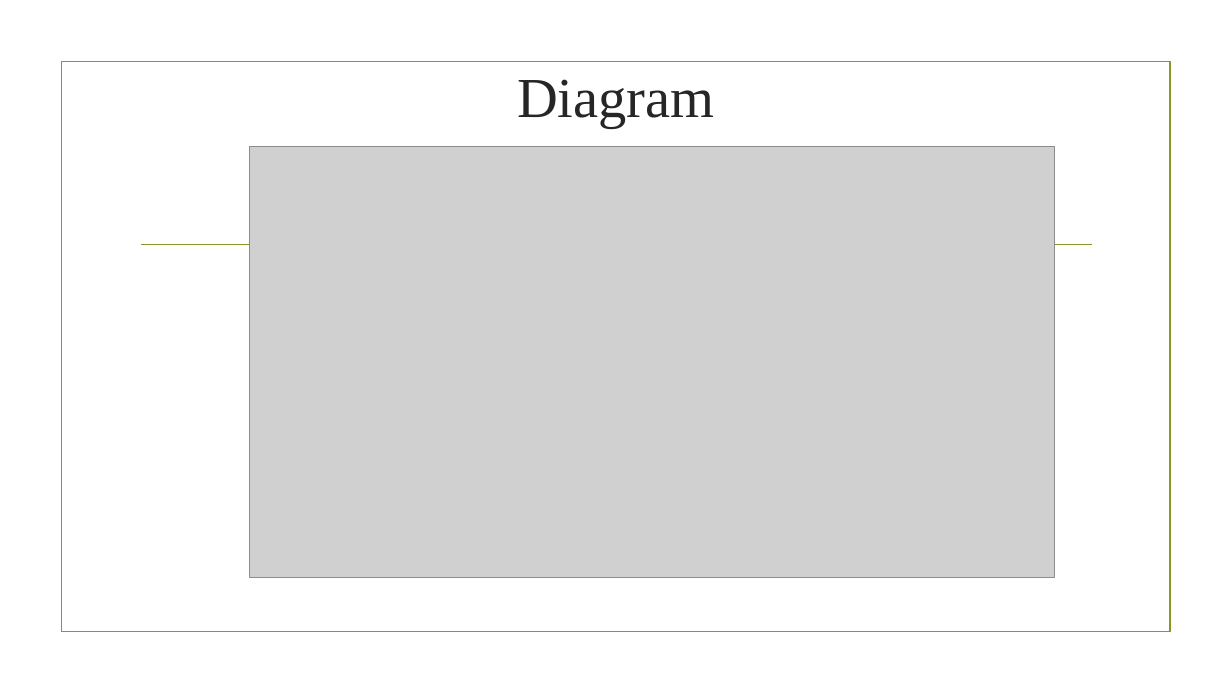
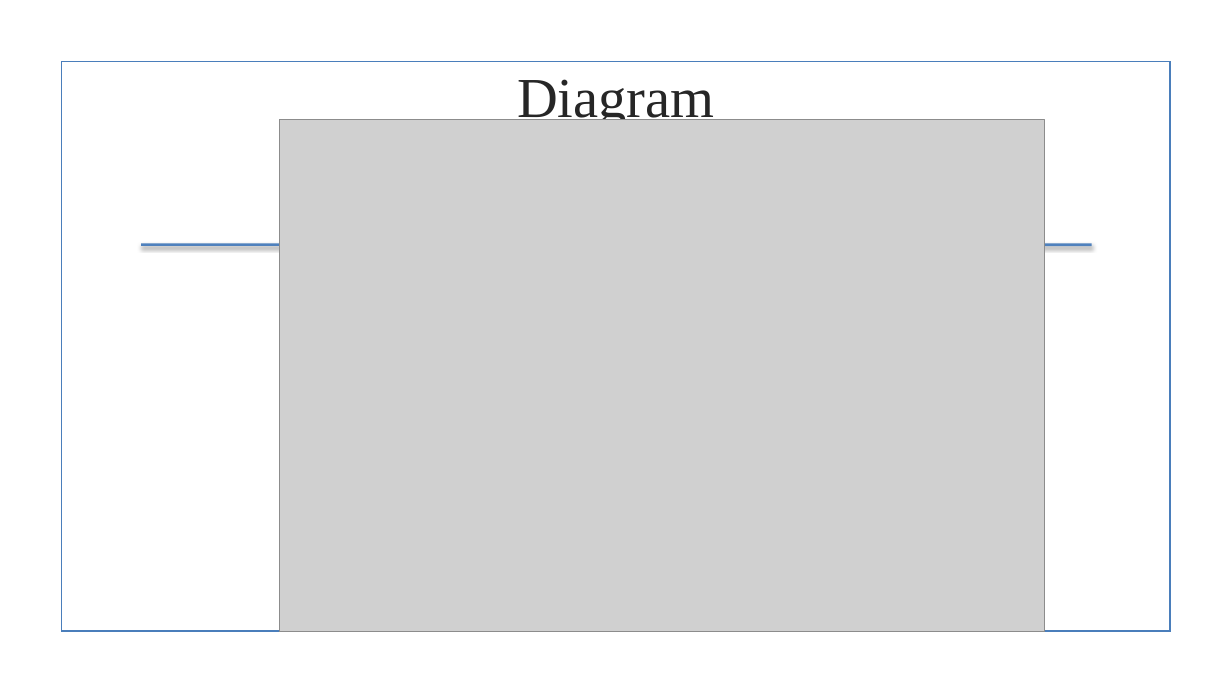
Before and after one commit to jensenj5/DB, a slide deck: slide 5 of Medication recommendation.pptx. Drawn at 1232x693 pixels with LibreOffice and Linux fonts; fonts in the diff are those of the drawing; grey boxes stand for pictures; background and template pictures are left out. Boxes give left, top, right and bottom in pixels: in the first picture for what was removed or moved away, otherwise in the second. Text is boxed around its words. In the diff, an @@ line names an element or a change of style, - is before the commit and + after.

```diff
--- a/Medication recommendation.pptx
+++ b/Medication recommendation.pptx
@@ rectangle at (61, 62, 1170, 632): outline #83992A 1.25 pt to #4B7EBC 1.25 pt @@
@@ picture: place and size @@
-picture at (250, 146, 1055, 578)
+picture at (279, 119, 1044, 632)
@@ line (141, 245) - (1092, 245): stroke #83992A 1.25 pt to #4F81BD 2 pt @@
```
Also in this commit, not shown: 6 other slides changed, 3 slides removed, 27 other files.
